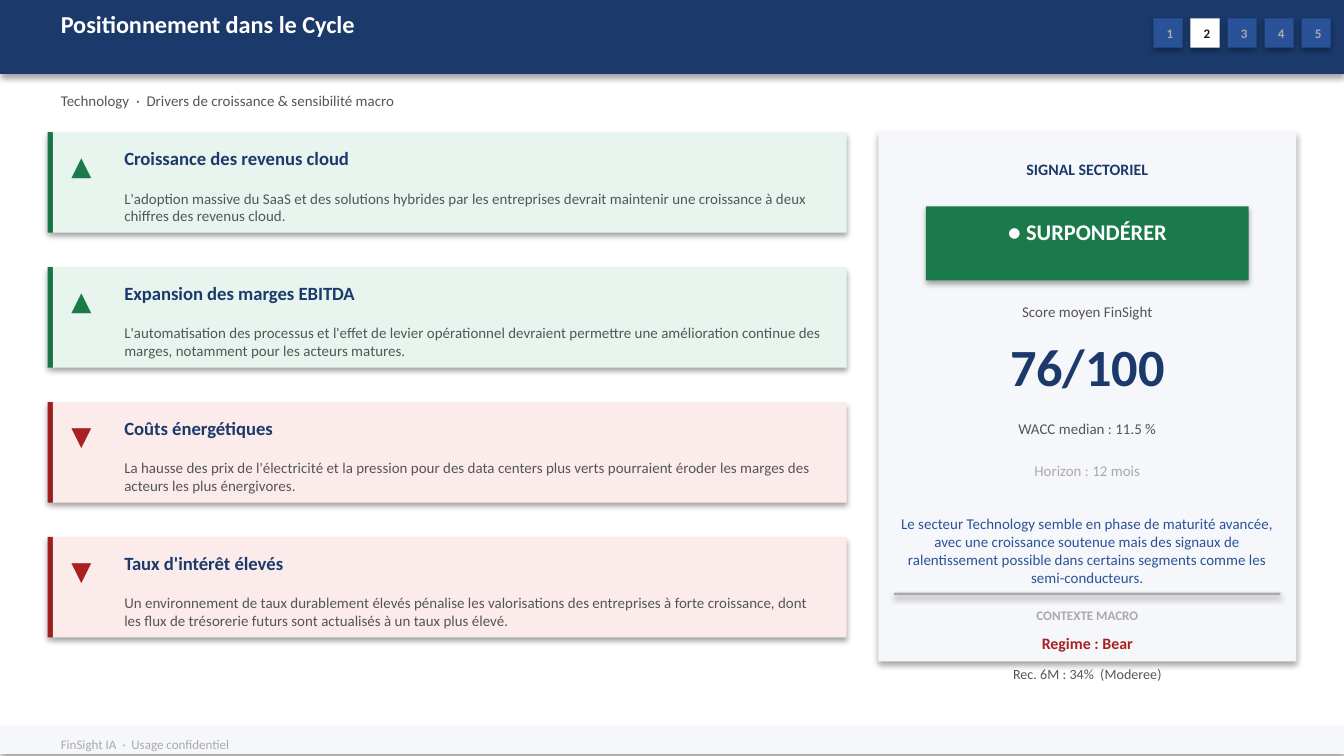
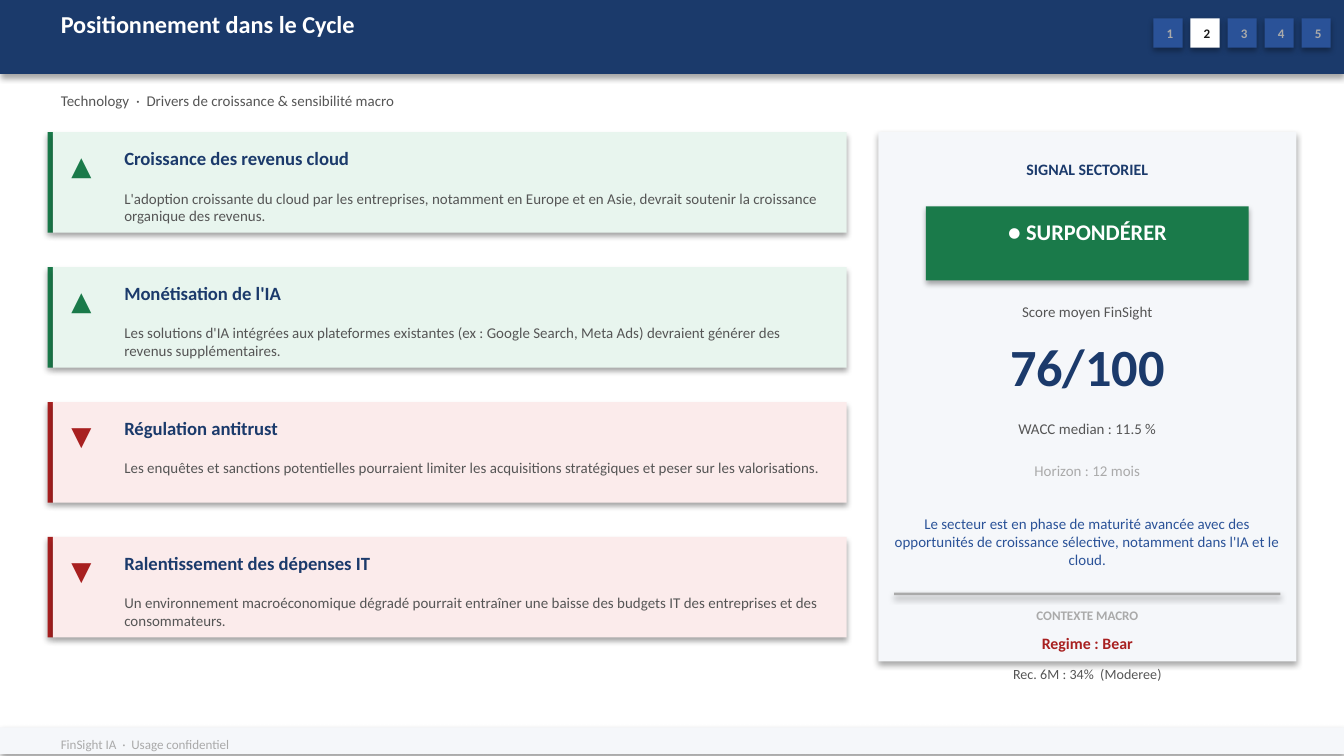
Before and after one commit to baptistejeh07-art/finsight-ia, a slide deck: slide 7 of preview/secteur_Technology_S&P_500/secteur_Technology_S&P_500.pptx. Drawn at 1344x756 pixels with LibreOffice and Linux fonts; fonts in the diff are those of the drawing. Boxes give left, top, right and bottom in pixels: in the first picture for what was removed or moved away, otherwise in the second. Text is boxed around its words. In the diff, an @@ line names an element or a change of style, - is before the commit and + after.

Commit message:
chore(preview): secteur_Technology_S&P_500 outputs regeneres

```diff
--- a/preview/secteur_Technology_S&P_500/secteur_Technology_S&P_500.pptx
+++ b/preview/secteur_Technology_S&P_500/secteur_Technology_S&P_500.pptx
@@ text at bbox=[124, 193, 816, 224]: text changed @@
-L'adoption massive du SaaS et des solutions hybrides par les entreprises devrait maintenir une croissance à deux chiffres des revenus cloud.
+L'adoption croissante du cloud par les entreprises, notamment en Europe et en Asie, devrait soutenir la croissance organique des revenus.
@@ text at bbox=[124, 287, 281, 300]: text changed @@
-Expansion des marges EBITDA
+Monétisation de l'IA
@@ text at bbox=[124, 327, 780, 359]: text changed @@
-L'automatisation des processus et l'effet de levier opérationnel devraient permettre une amélioration continue des marges, notamment pour les acteurs matures.
+Les solutions d'IA intégrées aux plateformes existantes (ex : Google Search, Meta Ads) devraient générer des revenus supplémentaires.
@@ text at bbox=[124, 422, 278, 438]: text changed @@
-Coûts énergétiques
+Régulation antitrust
@@ text at bbox=[124, 462, 818, 476]: text changed @@
-La hausse des prix de l'électricité et la pression pour des data centers plus verts pourraient éroder les marges des acteurs les plus énergivores.
+Les enquêtes et sanctions potentielles pourraient limiter les acquisitions stratégiques et peser sur les valorisations.
@@ text at bbox=[895, 518, 1279, 565]: text changed @@
-Le secteur Technology semble en phase de maturité avancée, avec une croissance soutenue mais des signaux de ralentissement possible dans certains segments comme les semi-conducteurs.
+Le secteur est en phase de maturité avancée avec des opportunités de croissance sélective, notamment dans l'IA et le cloud.
@@ text at bbox=[124, 557, 370, 573]: text changed @@
-Taux d'intérêt élevés
+Ralentissement des dépenses IT
@@ text at bbox=[124, 597, 817, 626]: text changed @@
-Un environnement de taux durablement élevés pénalise les valorisations des entreprises à forte croissance, dont les flux de trésorerie futurs sont actualisés à un taux plus élevé.
+Un environnement macroéconomique dégradé pourrait entraîner une baisse des budgets IT des entreprises et des consommateurs.
```
Also in this commit, not shown: 5 other slides changed, 2 other files.
